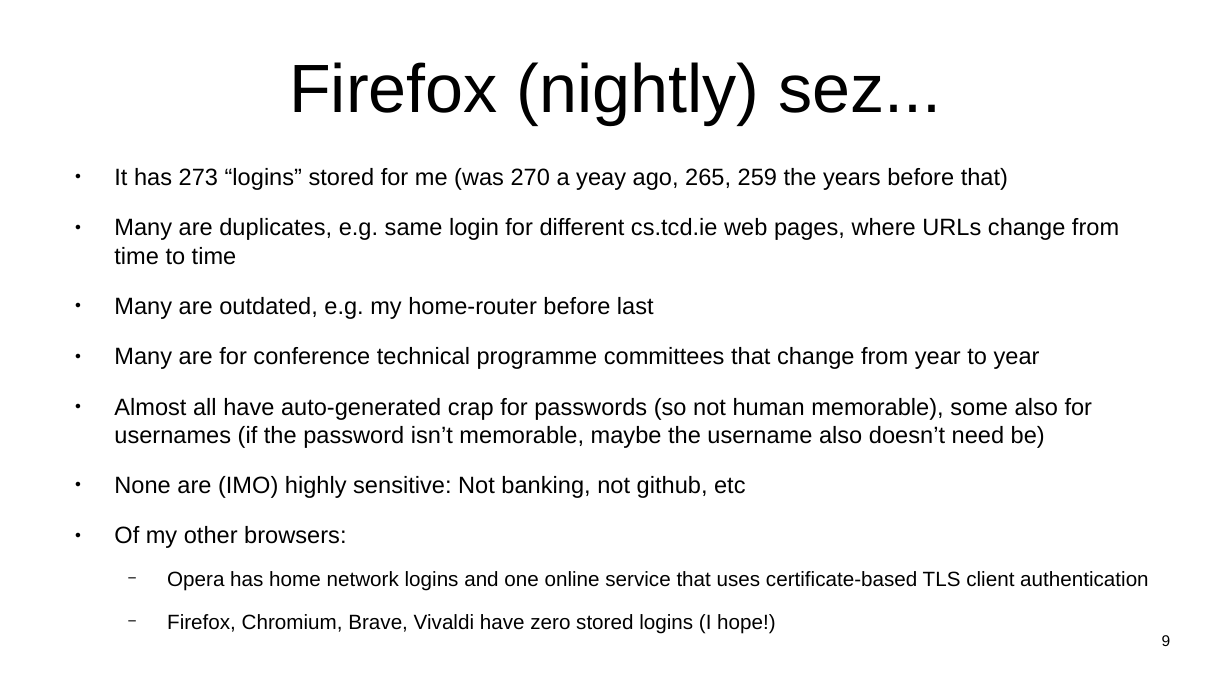
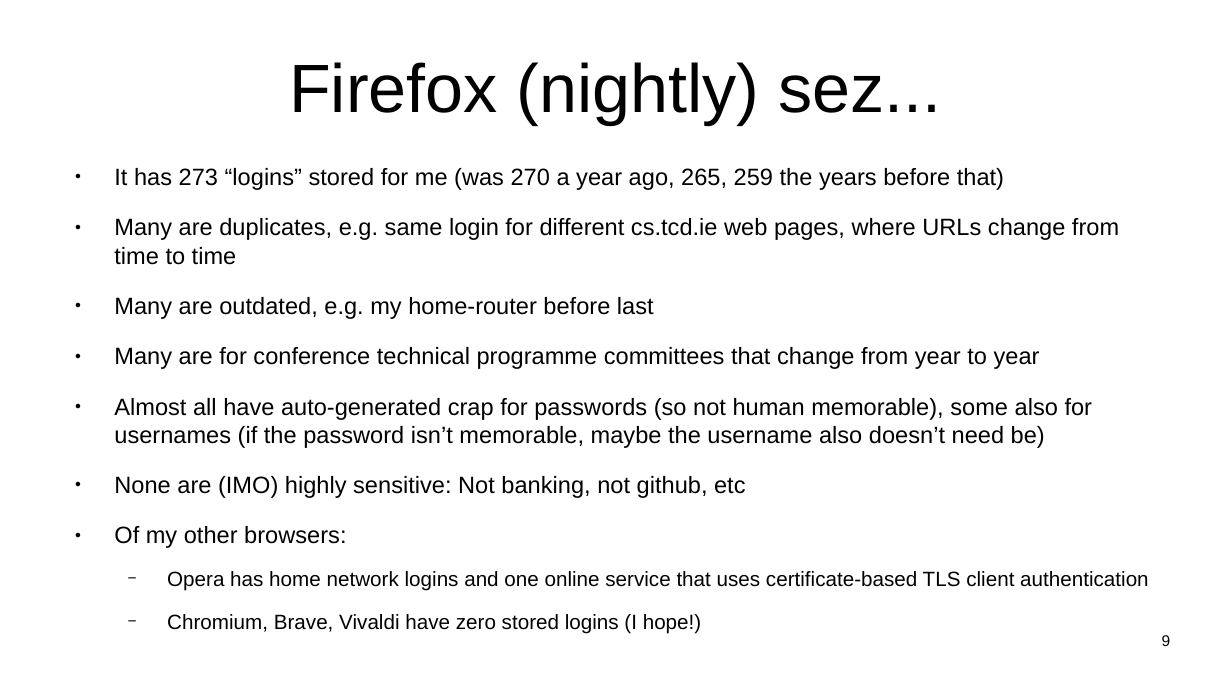
Before and after one commit to sftcd/witidtm, a slide deck: slide 9 of lectures/2022-2023/600-passwords.odp. Drawn at 1232x693 pixels with LibreOffice and Linux fonts; fonts in the diff are those of the drawing. Boxes give left, top, right and bottom in pixels: in the first picture for what was removed or moved away, otherwise in the second. Text is boxed around its words. In the diff, an @@ line names an element or a change of style, - is before the commit and + after.

```diff
--- a/lectures/2022-2023/600-passwords.odp
+++ b/lectures/2022-2023/600-passwords.odp
@@ text at box(114, 168, 1004, 190): text changed @@
-● It has 273 “logins” stored for me (was 270 a yeay ago, 265, 259 the years before that)
+● It has 273 “logins” stored for me (was 270 a year ago, 265, 259 the years before that)
@@ text at box(167, 614, 702, 634): text changed @@
-  − Firefox, Chromium, Brave, Vivaldi have zero stored logins (I hope!)
+  − Chromium, Brave, Vivaldi have zero stored logins (I hope!)
```
Also in this commit, not shown: 1 other slide changed, 1 other file.
